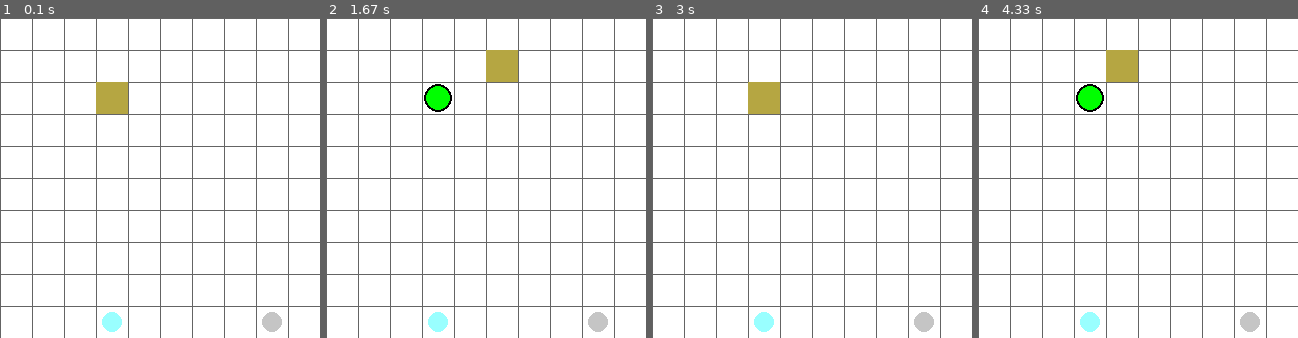
Above: before the commit, frames 1-4 (left to right).
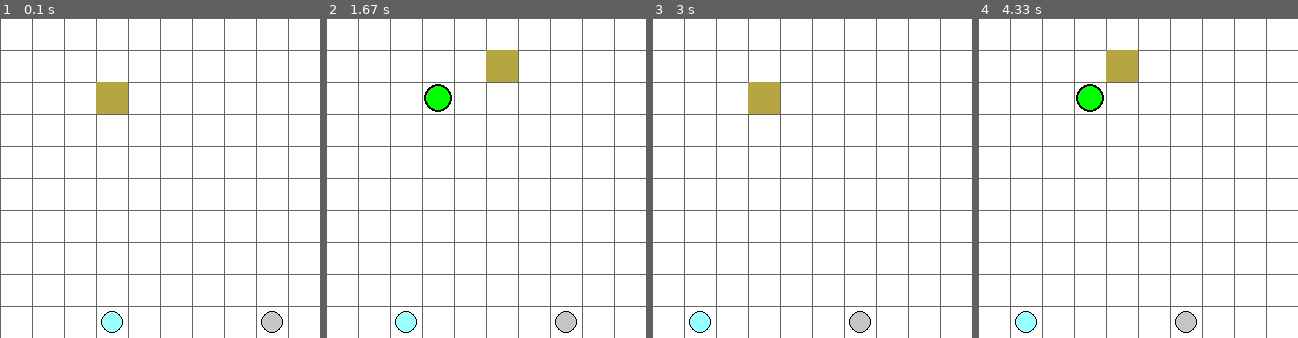
Above: after the commit, the same moments.

Repository: Amazing-Gam3r/Adventure-Game-Project
Game: pygame game, started from game.py
Same seed, same stepped clock (60 frames per second), same inputs: the game is played once before the commit and once after it.
Inputs:
- Up to frame 1 (0.1 s): type "1 (at the terminal prompt)" at 0 s; type "Ann (at the terminal prompt)" at 0 s; type "1 (at the terminal prompt)" at 0 s
- Up to frame 2 (1.67 s): tap Enter at 0.33 s; type "1 (at the terminal prompt)" at 0.35 s; hold Right 0.67-1.13 s; hold Up 1.17-1.47 s; hold Right from 1.5 s (still down)
- Up to frame 3 (3 s): release Right at 1.97 s; hold Left 2-2.53 s; hold Down 2.57-2.87 s; hold Left from 2.9 s (still down); type "1 (at the terminal prompt)" at 2.92 s
- Up to frame 4 (4.33 s): release Left at 3.3 s; hold Up 3.33-3.7 s; hold Right from 3.73 s (still down)

The runs differ from the first frame. In frame 1, 0.1% of the frame differs, in the area x 31-89%, y 91-99%; in frame 2, 1.3%, in the area x 21-89%, y 91-99%; in frame 3, 1.3%; in frame 4, 1.3%.

Commit message:
4/18/25 23:11

Diff:
--- a/game.py
+++ b/game.py
@@ -6,18 +6,19 @@
 
 #game.py
 #Tucker Werhane
-#April 13th, 2025
+#April 18th, 2025
 #This programs runs an adventure game that uses and creates save files
-#During the game, the player can shop in town or leave town to fight monsters
+#During the game the player can fight a variety of monsters and buy helpful items from the shop
+#The player can also catch a nap to regain health
 
-#Imports gamefunctions, a module containing the neccessary functions for gameplay.
+#Imports gamefunctions, a module containing the necessary functions for gameplay.
 import gamefunctions
 
 #Calls gamestart function which either creates a new set of base values or pulls them from a save file
 player_hp, player_gold, player_inventory, town_x, town_y, play_game, monster1, monster2 = gamefunctions.gamestart()
 
 #Main Game Loop
-while play_game == True:
+while play_game:
     move = gamefunctions.town_menu(player_hp, player_gold) #Gets player move
     # If player move is one then the player is sent to the map (If map is closed abruptly then the game loop shuts off)
     if move == 1:
--- a/gamefunctions.py
+++ b/gamefunctions.py
@@ -83,8 +83,9 @@
             player_hp = 250
             player_gold = 100
             player_inventory = []
-            town_x = random.randint(0,9) * 32
-            town_y = random.randint(0,9) * 32
+            #establishes town location not on border of map
+            town_x = random.randint(1,8) * 32
+            town_y = random.randint(1,8) * 32
         elif user_choice == 2: #loads player stats from save file
             player_hp, player_gold, player_inventory, town_x, town_y = loadgame_start()
 
@@ -102,27 +103,7 @@
         play_game = False
 
     #establishs monster locations
-    monster1 = wanderingMonster.WanderingMonster()
-    # Randomly creates coordinate for monster1 circle
-    monster1.monster_x = random.randint(0, 9) * 32
-    monster1.monster_y = random.randint(0, 9) * 32
-
-    # Ensures monster1 location is not the same as the town location
-    while (monster1.monster_x == town_x) and (monster1.monster_y == town_y):
-        monster1.monster_x = random.randint(0, 9) * 32
-        monster1.monster_y = random.randint(0, 9) * 32
-
-    monster2 = wanderingMonster.WanderingMonster()
-    # Randomly creates coordinate for monster1 circle
-    monster2.monster_x = random.randint(0, 9) * 32
-    monster2.monster_y = random.randint(0, 9) * 32
-
-    # Ensures monster2 location is not the same as the town or monster1 location
-    while (((monster2.monster_x == town_x) and (monster2.monster_y == town_y)) or
-           ((monster2.monster_x == monster1.monster_x) and (monster2.monster_y == monster1.monster_y))):
-        monster2.monster_x = random.randint(0, 9) * 32
-        monster2.monster_y = random.randint(0, 9) * 32
-
+    monster1, monster2 = wanderingMonster.monster_creation(town_x, town_y)
     return player_hp, player_gold, player_inventory, town_x, town_y, play_game, monster1, monster2
 
 #Loads player stats from save file
@@ -235,14 +216,27 @@
         pass
     elif monster_yes == True: #if player ended map on a monster
         if monster_1 == True:
-            hp, gold, inventory, monster1 = monster_fight(hp, gold, inventory, monster1)
+            hp, gold, inventory, monster1, monster_death = monster_fight(hp, gold, inventory, monster1)
+            if monster_death == True:
+                monster1.death()
         elif monster_2 == True:
-            hp, gold, inventory, monster2 = monster_fight(hp, gold, inventory, monster2)
-        mapUsage(hp, gold, inventory, town_x, town_y, player_x, player_y, monster1, monster2)
+            hp, gold, inventory, monster2, monster_death = monster_fight(hp, gold, inventory, monster2)
+            if monster_death == True:
+                monster2.death()
+        hp, gold, inventory, play_game, monster1, monster2 = mapUsage(hp, gold, inventory, town_x,
+                                                                      town_y, player_x, player_y, monster1, monster2)
     else: #If player force quit map
         play_game = False
+    monster1.move()
+    monster2.move()
+    monster1, monster2 = monster_death_check(monster1, monster2, town_x, town_y)
     return hp, gold, inventory, play_game, monster1, monster2
 
+#defines check function to ensure proper number of monsters
+def monster_death_check(monster1, monster2, town_x, town_y):
+    if monster1.alive == False and monster2.alive == False:
+        monster1, monster2 = wanderingMonster.monster_creation(town_x, town_y)
+    return monster1, monster2
 #Defines purchase_item function
 def purchase_item(itemPrice, startingMoney, quantity = 1):
     """
@@ -444,7 +438,7 @@
         You are in town.
         Current HP: 45, Current Gold: 62
         What would you like to do?
-        1) Leave town (Red = Mosnter | Green = Town)
+        1) Enter Map (Green = Town | Everything Else = Monster)
         2) Sleep (Restore HP for 15 Gold)
         3) Shop
         4) Quit
@@ -453,7 +447,7 @@
     print ('You are in town.')
     print (f'Current HP: {hp}, Current Gold: {gold}')
     user_choice = input('What would you like to do?\n\n'
-                        '1) Leave town (Red = Mosnter | Green = Town)\n'
+                        '1) Enter Map (Green = Town | Everything Else = Monster)\n'
                         '2) Sleep (Restore HP for 10 Gold)\n'
                         '3) Shop\n'
                         '4) Save & Quit\n')
@@ -567,14 +561,15 @@
     while fight == True:
         #Death of monster or player
         if hp <= 0 or monster_health <= 0:
-            hp, gold = fight_death(hp, gold, monster_health, monster.monster['money'])
+            hp, gold, monster_death = fight_death(hp, gold, monster_health, monster.monster['money'])
             fight = False
         #Player and Monster have Sufficient HP
         else:
             fight_choice = getUserFightOptions(hp, gold, monster_health, name)
             (hp, gold, monster_health,
              fight, inventory) = fight_attacks(fight_choice, hp, gold, monster_health, monster_power, inventory)
-    return hp, gold, inventory, monster
+            monster_death = False
+    return hp, gold, inventory, monster, monster_death
 
 #Function controlling death during a monster fight
 def fight_death(hp, gold, monster_hp, monster_gold):
@@ -610,6 +605,7 @@
         print('You died! \nResetting Health and Gold\n')
         hp = 150
         gold = 50
+        monster_death = False
 
     #Death of Monster
     elif monster_hp <= 0:
@@ -620,7 +616,8 @@
         #increases health and gold based from winning battle
         gold += win_gold
         hp += 25
-    return hp, gold
+        monster_death = True
+    return hp, gold, monster_death
 
 #Function controlling attacks during monster fight
 def fight_attacks(fight_choice, hp, gold, monster_health, monster_power, inventory):
@@ -765,7 +762,7 @@
 
     else: #if no items in usable then exits to fight options
         print('No usable inventory items')
-    return hp, monster_health,
+    return hp, monster_health, inventory
 
 #Answer Validation functions
 def validate_answer4(answer):
--- a/pygame_system.py
+++ b/pygame_system.py
@@ -161,6 +161,8 @@
         monster_y = monster.monster_y + 16
         monster_color = monster.monster_color #Monster Circle Color
         monster_radius = 10 # Radius of monster circle
+        #draws monster circle border
+        pygame.draw.circle(surface, (0, 0, 0), (monster_x, monster_y), monster_radius + 1)
         #draws monster circle
         pygame.draw.circle(surface, monster_color, (monster_x, monster_y), monster_radius)
 
@@ -230,8 +232,10 @@
         #draws town
         map1.drawtown(town_x, town_y, screen)
         #draws monsters
-        map1.drawmonster(monster1, screen)
-        map1.drawmonster(monster2, screen)
+        if monster1.alive == True:
+            map1.drawmonster(monster1, screen)
+        if monster2.alive == True:
+            map1.drawmonster(monster2, screen)
         #draws player
         player1.draw_player(screen)
 
@@ -275,8 +279,10 @@
     return player1.player_x, player1.player_y, town_menu, monster_menu, monster_1, monster_2
 #Map test setup
 if __name__ == "__main__":
-    monster1 = wanderingMonster.WanderingMonster()
-    monster2 = wanderingMonster.WanderingMonster()
+    town_x = 0
+    town_y = 0
+    monster1 = wanderingMonster.WanderingMonster(town_x, town_y)
+    monster2 = wanderingMonster.WanderingMonster(town_x, town_y)
     monster1.monster_x = 64
     monster2.monster_x = 128
     print(make_map(32, 32, 32, 32, monster1, monster2))
--- a/wanderingMonster.py
+++ b/wanderingMonster.py
@@ -1,11 +1,14 @@
 import random
 class WanderingMonster:
     # Defines random monster function
-    def __init__(self):
+    def __init__(self, town_x, town_y):
         self.monster_x = 0
         self.monster_y = 0
         self.monster = self.new_random_monster()
         self.monster_color = self.monster['color']
+        self.town_x = town_x
+        self.town_y = town_y
+        self.alive = True
     def __str__(self):
         return f'The Monster generated was {self.monster['name']} at position ({self.monster_x},{self.monster_y})'
 
@@ -87,11 +90,50 @@
         return monster_list[monster_number]
 
     def move(self):
-        if self.monster_x <= 288:
+        if self.monster_x == 0 and self.monster_y == 288:
+            self.monster_y -= 32
+        elif self.monster_x == 0 and self.monster_y > 0:
+            self.monster_y -= 32
+        elif self.monster_x == 0 and self.monster_y == 0:
             self.monster_x += 32
-        elif self.monster_y <= 288:
+        elif self.monster_x < 288 and self.monster_y < 288:
+            self.monster_x += 32
+        elif self.monster_x == 288 and self.monster_y < 288:
             self.monster_y += 32
-        elif self.monster_x == 0:
-            self.monster_x -=32
-        elif self.monster_y == 0:
-            self.monster_y -= 32
+        elif self.monster_x <= 288 and self.monster_y == 288:
+            self.monster_x -= 32
+
+
+        while self.monster_x == self.town_x and self.monster_y == self.town_y:
+            if self.monster_x != 288 or self.monster_y != 288:
+                if self.monster_x == self.town_x:
+                    self.monster_x += 32
+                elif self.monster_y == self.town_y:
+                    self.monster_y += 32
+    def death(self):
+        self.alive = False
+        self.monster_x = 500
+        self.monster_y = 500
+
+def monster_creation(town_x, town_y):
+    monster1 = WanderingMonster(town_x, town_y)
+    # Randomly creates coordinate for monster1 circle
+    monster1.monster_x = random.randint(0, 9) * 32
+    monster1.monster_y = random.randint(0, 9) * 32
+
+    # Ensures monster1 location is not the same as the town location
+    while (monster1.monster_x == town_x) and (monster1.monster_y == town_y):
+        monster1.monster_x = random.randint(0, 9) * 32
+        monster1.monster_y = random.randint(0, 9) * 32
+
+    monster2 = WanderingMonster(town_x, town_y)
+    # Randomly creates coordinate for monster1 circle
+    monster2.monster_x = random.randint(0, 9) * 32
+    monster2.monster_y = random.randint(0, 9) * 32
+
+    # Ensures monster2 location is not the same as the town or monster1 location
+    while (((monster2.monster_x == town_x) and (monster2.monster_y == town_y)) or
+           ((monster2.monster_x == monster1.monster_x) and (monster2.monster_y == monster1.monster_y))):
+        monster2.monster_x = random.randint(0, 9) * 32
+        monster2.monster_y = random.randint(0, 9) * 32
+    return monster1, monster2
